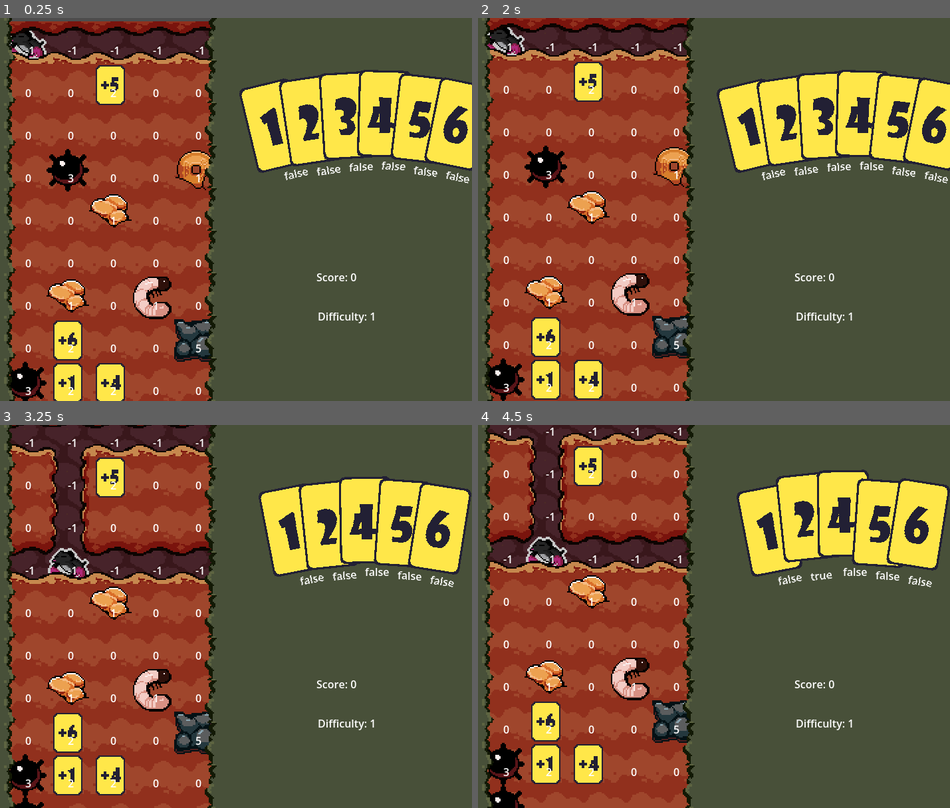
Above: before the commit, frames 1-4 (two rows, left to right).
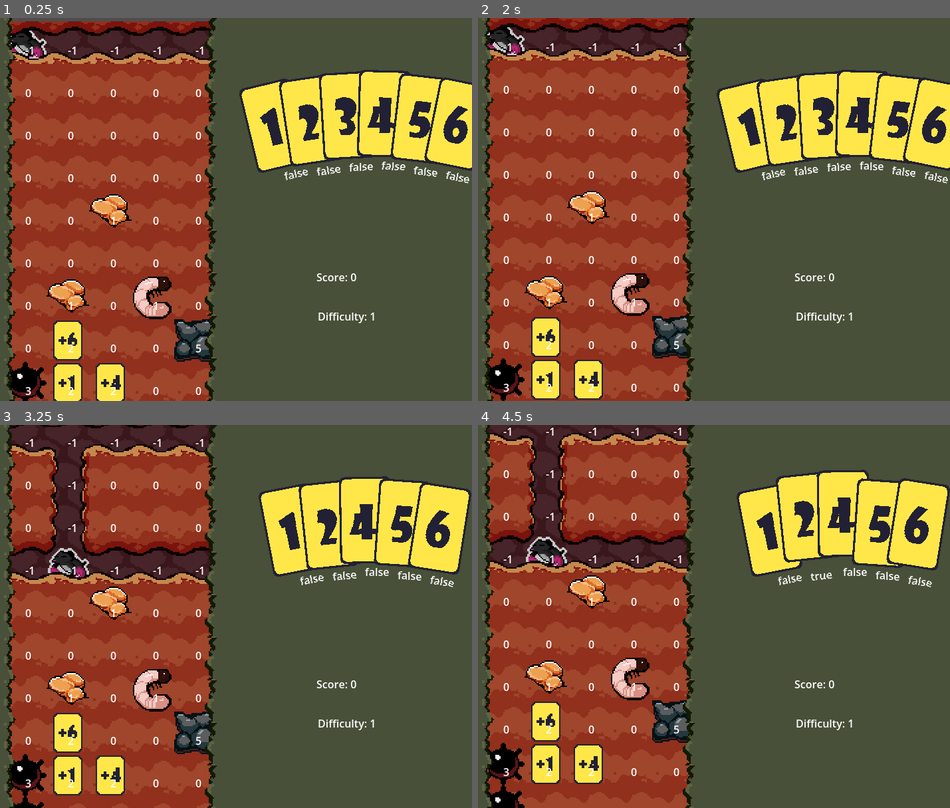
Above: after the commit, the same moments.

Repository: DogeMastr/GMTK2026
Game: Godot game, scene res://Scenes/Game/Game.tscn
Two runs of this game, one before a commit and one after it. Both use one fixed random seed, a clock stepped at 60 frames per second and the inputs below.
Inputs (mouse positions are in pixels of both pictures, inside the frame that each line leads up to):
- Up to frame 1 (0.25 s): no input
- Up to frame 2 (2 s): drag from (751, 125) to (501, 40) at 0.52 s; drag from (789, 121) to (501, 40) at 1.27 s
- Up to frame 3 (3.25 s): move the mouse to (349, 524) at 2.02 s; hold D (player_right) 2.03-2.75 s; tap 3 (3) at 2.1 s; click (349, 524) at 2.17 s; tap 4 (4) at 2.3 s; drag from (363, 520) to (66, 440) at 2.77 s
- Up to frame 4 (4.5 s): drag from (879, 524) to (586, 432) at 3.52 s; drag from (916, 528) to (586, 425) at 4.27 s

The runs differ from the first frame. In frame 1, 1.6% of the frame differs, in the area x 9-45%, y 12-46%; in frame 2, 1.6%, in the area x 9-45%, y 11-45%; in frame 3, 0.6%; in frame 4, 0.6%.

Commit message:
God fuck I hope the tiles work now

Diff:
--- a/Scenes/Game/game.gd
+++ b/Scenes/Game/game.gd
@@ -46,6 +46,8 @@
 	temp_tile.y_pos = y
 	# run tile randomness generation here
 	temp_tile.set_type(difficulty)
+	if temp_tile.y_pos <= 3:
+		temp_tile.type = 0
 	return temp_tile
 
 func digging_out_row():
@@ -62,8 +64,9 @@
 func flow_lava(row):
 	for row_tile in row:
 		row_tile.type = 4
-		row_tile.get_node("DirtSprite").set_visible(false)
-		row_tile.get_node("EntitySprite").set_visible(false)
+		row_tile.has_been_dug_into = true
+		#row_tile.get_node("DirtSprite").set_visible(false)
+		#row_tile.get_node("EntitySprite").set_visible(false)
 
 var weight = 0.0
 const weight_decay = 50
--- a/Scenes/Tile/tile.gd
+++ b/Scenes/Tile/tile.gd
@@ -80,9 +80,12 @@
 		$EntitySprite.set_frame(1)
 	elif type == 4:
 		$Background.set_frame(1)
-		$EntitySprite.set_visible(true)
-		$EntitySprite.set_animation("hazard")
-		$EntitySprite.set_frame(0)
+		if not has_been_dug_into:
+			$EntitySprite.set_visible(true)
+			$EntitySprite.set_animation("hazard")
+			$EntitySprite.set_frame(0)
+		else:
+			$EntitySprite.set_visible(false)
 	elif type == 5:
 
 		$EntitySprite.set_animation("hazard")
@@ -104,6 +107,13 @@
 	if body is Mole:
 		has_mole = false
 
+func is_diggable(tile):
+	if tile == null:
+		return false
+	if tile.type == -1 or tile.type == 4 or tile.type == 5:
+		return true
+	return false
+
 func is_empty(tile):
 	if tile == null:
 		return false
@@ -111,24 +121,26 @@
 		return true
 	return false
 
+func digged_horizontally(tile):
+	if not tile == null:
+		if (tile.dirt_data == 1 or tile.dirt_data == 2 or tile.dirt_data == 4 or tile.dirt_data == 5):
+			return true
+		else:
+			return false
+	else:
+		return false
+
 func get_dirt_data():
-	var N = 0
-	var S = 0
-	var E = 0
-	var W = 0
-
-	var N_data = false
-	var S_data = false
-
 	var N_tile = EventBus.get_tile(x_pos, y_pos-1)
 	var S_tile = EventBus.get_tile(x_pos, y_pos+1)
 	var E_tile = EventBus.get_tile(x_pos-1, y_pos)
 	var W_tile = EventBus.get_tile(x_pos+1, y_pos)
 
 
-	var directions = [is_empty(N_tile), is_empty(S_tile), (is_empty(E_tile) or is_empty(W_tile))]
-
-	if type == -1:
+	var directions = [is_diggable(N_tile), is_diggable(S_tile), (is_diggable(E_tile) or is_diggable(W_tile))]
+	var emptys = [is_empty(N_tile), is_empty(S_tile), (is_empty(E_tile) or is_empty(W_tile))]
+
+	if type == -1 :
 		match directions:
 			[true, true, true]:
 				if has_been_dug_from and has_been_dug_into:
@@ -137,6 +149,8 @@
 					return 1
 				elif has_been_dug_into:
 					return 2
+				elif not emptys == [true, true, true]:
+					return get_dirt_data_emptys(emptys, E_tile, W_tile)
 				else:
 					return 4
 			[true, false, true]:
@@ -155,36 +169,52 @@
 				return 4
 			_:
 				return 0
+
+	elif (type == 4) or (type == 5):
+		if directions == [true, false, true]:
+			if has_been_dug_into:
+				return 2
+			else:
+				return 0
+		elif (digged_horizontally(E_tile) or digged_horizontally(W_tile)):
+			return 4
+		else:
+			return 0
+
 	else:
 		return 0
 
-	##if (E == -1 or W == -1) and (type == -1 or type == 5):
-		#if N_data and S_data:
-	##if EW are empty and N is true and S is true, 5
-			#return 5
-		#elif N_data and not S_data:
-	##if EW are empty and N is true and S is false, 2
-			#return 2
-		#elif not N_data and S_data:
-	##if EW are empty and N is not true and S is true, 3
-			#return 3
-		#else:
-	##if EW are empty and N is not true and S is not true, 4
-			#return 4
-	#else:
-		#if (N == -1 or S == -1) and type == -1:
-	##if NS are empty and EW are not empty, 3
-			#return 3
-		#else:
-	##if NSEW are not empty, 0
-			#return 0
-
-func dig_through_tile():
-	if dirt_data == 2:
-		dirt_data = 5
-	if dirt_data == 4:
-		dirt_data = 1
 
 func check_if_off_screen_and_die():
 	if global_position.y < -550:
 		EventBus.mole_dies.emit()
+
+func get_dirt_data_emptys(directions, E_tile, W_tile):
+	match directions:
+			[true, true, true]:
+				if has_been_dug_from and has_been_dug_into:
+					return 5
+				elif has_been_dug_from:
+					return 1
+				elif has_been_dug_into:
+					return 2
+				elif not (E_tile == null or W_tile == null):
+					return 3
+				else:
+					return 4
+			[true, false, true]:
+				if has_been_dug_into:
+					return 2
+				else:
+					return 4
+			[false, true, true]:
+				if has_been_dug_from:
+					return 1
+				else:
+					return 4
+			[true, true, false]:
+				return 3
+			[false, false, true]:
+				return 4
+			_:
+				return 0
Not shown, added: Assets/Art/scalesBigger.png.import
